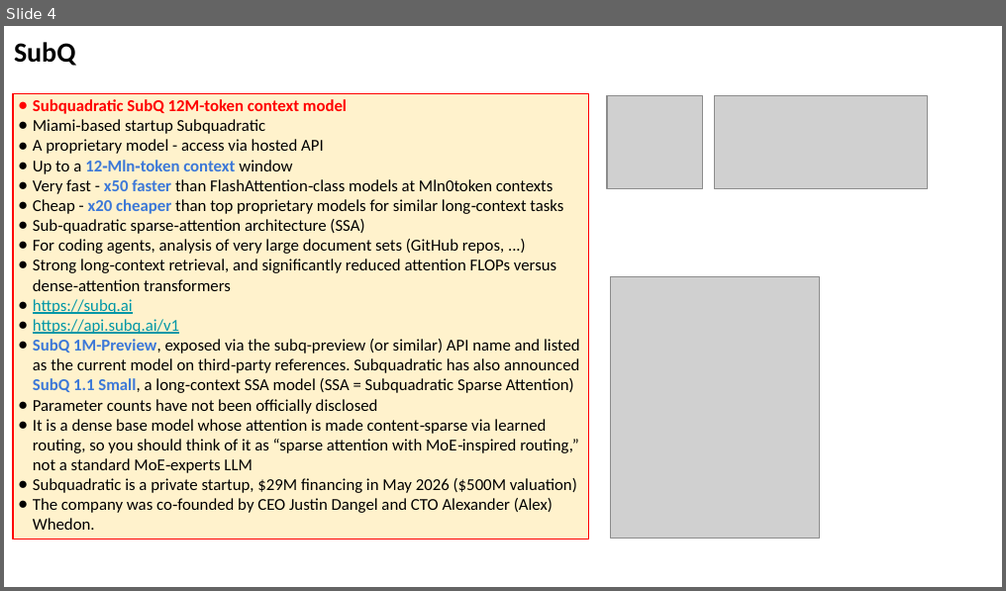
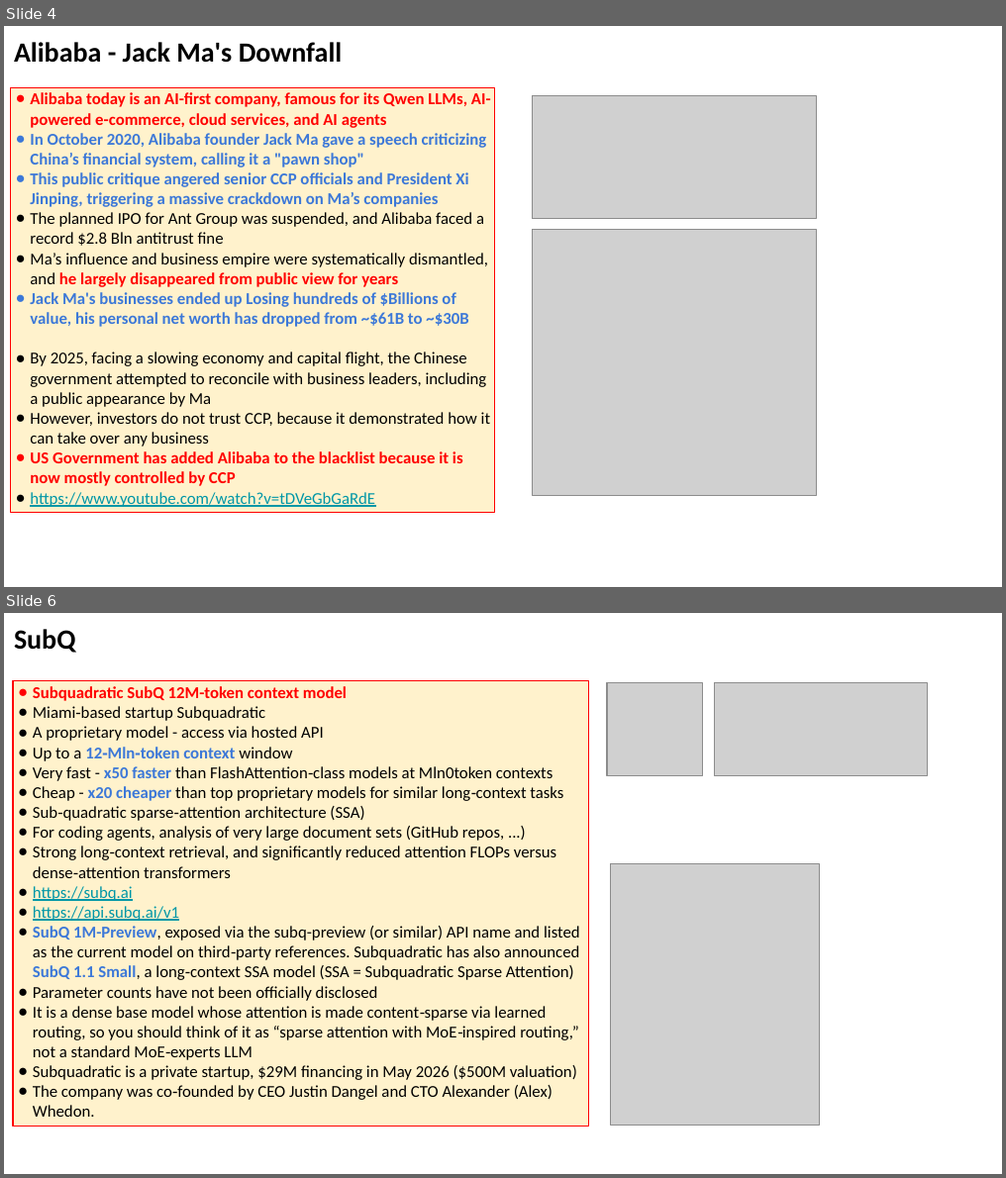
Before and after one commit to lselector/seminar, a slide deck: 2026/2026-06-26-AI-Updates.pptx. Shown one above the other, each under a label of ours: slide 4 before the commit, slides 4 and 6 after it; the slides between them are not shown. The pictures are 1006x591 and 1006x1178 pixels, drawn with LibreOffice and Linux fonts; fonts in the diff are those of the drawing; grey boxes stand for pictures. Boxes give left, top, right and bottom in pixels: in the first picture for what was removed or moved away, otherwise in the second. Text is boxed around its words. In the diff, an @@ line names an element or a change of style, - is before the commit and + after.

```diff
--- a/2026/2026-06-26-AI-Updates.pptx
+++ b/2026/2026-06-26-AI-Updates.pptx
@@ slide 4 added at [4, 26, 1002, 587], background #FFFFFF @@
@@ text added at [14, 42, 343, 63], 20 pt, text #000000, bold @@
+Alibaba - Jack Ma's Downfall
@@ rectangle added at [10, 87, 495, 513], fill #FFF2CC, outline #FF0000 0.75 pt, 12 pt, text #000000, bold @@
+● Alibaba today is an AI-first company, famous for its Qwen LLMs, AI-powered e-commerce, cloud services, and AI agents
+● In October 2020, Alibaba founder Jack Ma gave a speech criticizing China’s financial system, calling it a "pawn shop"
+● This public critique angered senior CCP officials and President Xi Jinping, triggering a massive crackdown on Ma’s companies
+● The planned IPO for Ant Group was suspended, and Alibaba faced a record $2.8 Bln antitrust fine
+● Ma’s influence and business empire were systematically dismantled, and he largely disappeared from public view for years
+● Jack Ma's businesses ended up Losing hundreds of $Billions of value, his personal net worth has dropped from ~$61B to ~$30B
+● By 2025, facing a slowing economy and capital flight, the Chinese government attempted to reconcile with business leaders, including a public appearance by Ma
+● However, investors do not trust CCP, because it demonstrated how it can take over any business
+● US Government has added Alibaba to the blacklist because it is now mostly controlled by CCP
+● https://www.youtube.com/watch?v=tDVeGbGaRdE
@@ picture added at [532, 96, 817, 219] @@
@@ picture added at [532, 230, 817, 495] @@
@@ what was slide 4 is now slide 6 @@
```
Also in this commit, not shown: 7 slides changed, 8 other slides added.
